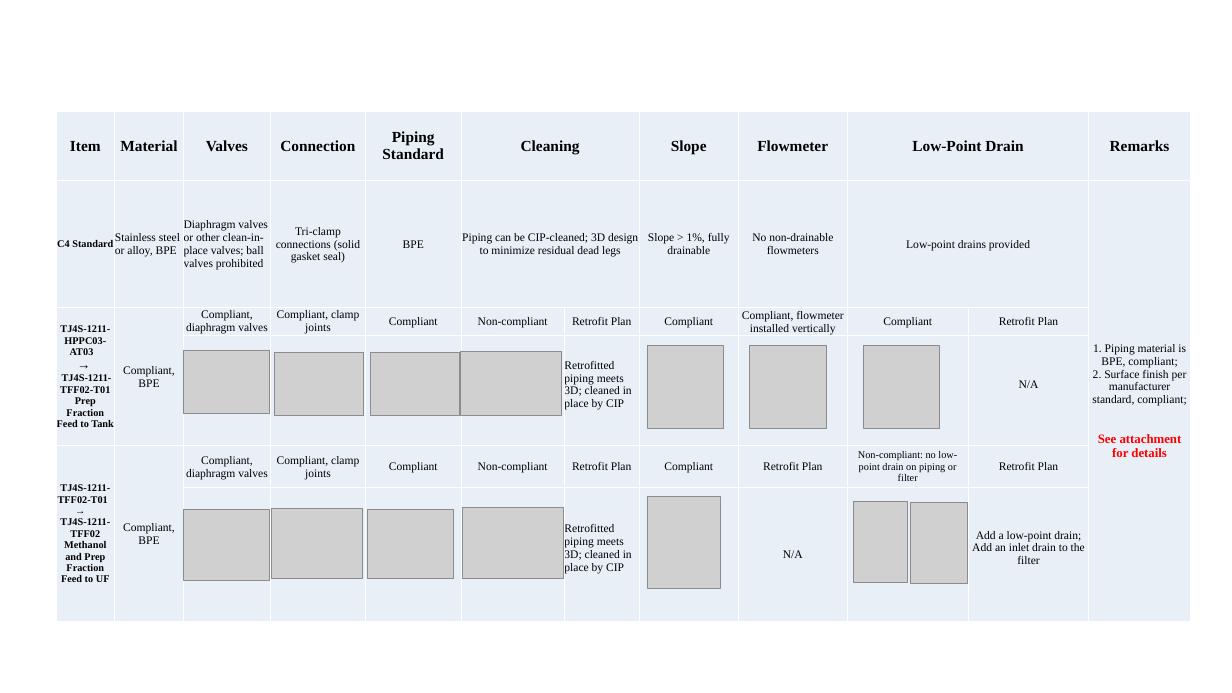
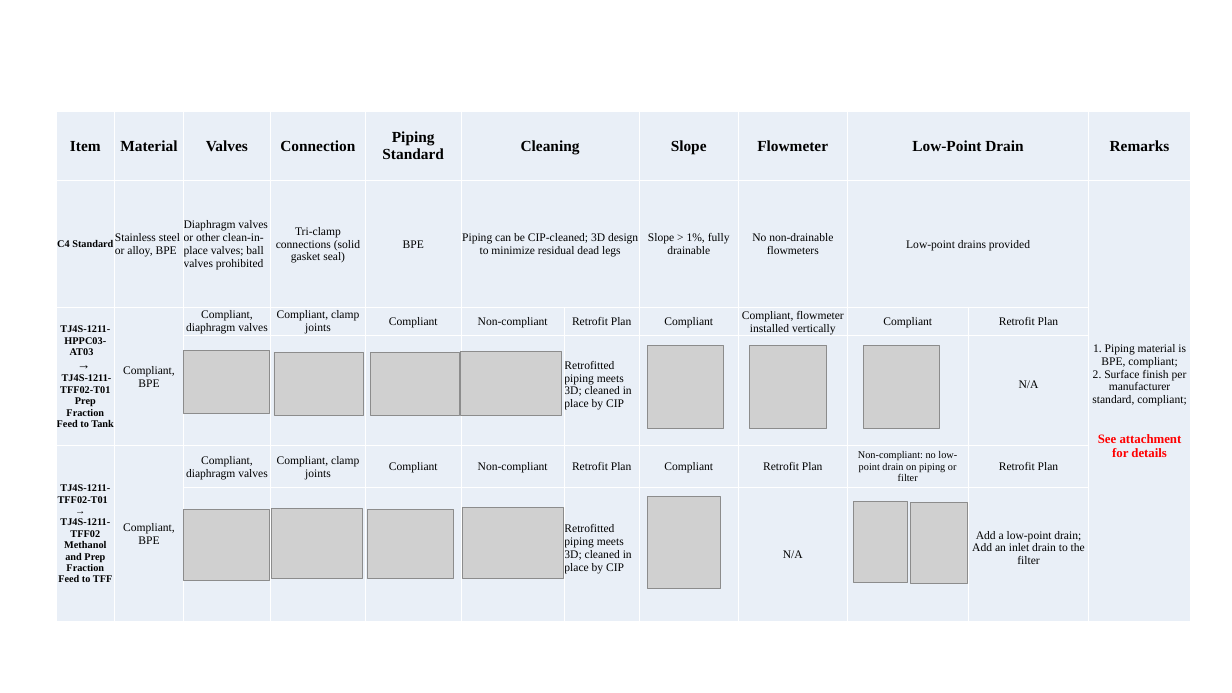
Before and after one commit to peterli0913/BLA, a slide deck: slide 8 of deliverables/超滤设备改造_EN.pptx. Drawn at 1232x693 pixels with LibreOffice and Linux fonts; fonts in the diff are those of the drawing; grey boxes stand for pictures; background and template pictures are left out. Boxes give left, top, right and bottom in pixels: in the first picture for what was removed or moved away, otherwise in the second. Text is boxed around its words. In the diff, an @@ line names an element or a change of style, - is before the commit and + after.

```diff
--- a/deliverables/超滤设备改造_EN.pptx
+++ b/deliverables/超滤设备改造_EN.pptx
@@ table at box(56, 112, 1191, 622) @@
-row 5, column 1: TJ4S-1211-TFF02-T01 → / TJ4S-1211-TFF02 / Methanol and Prep Fraction Feed to UF
+row 5, column 1: TJ4S-1211-TFF02-T01 → / TJ4S-1211-TFF02 / Methanol and Prep Fraction Feed to TFF
```
Also in this commit, not shown: 2 other slides changed, 4 other files.
